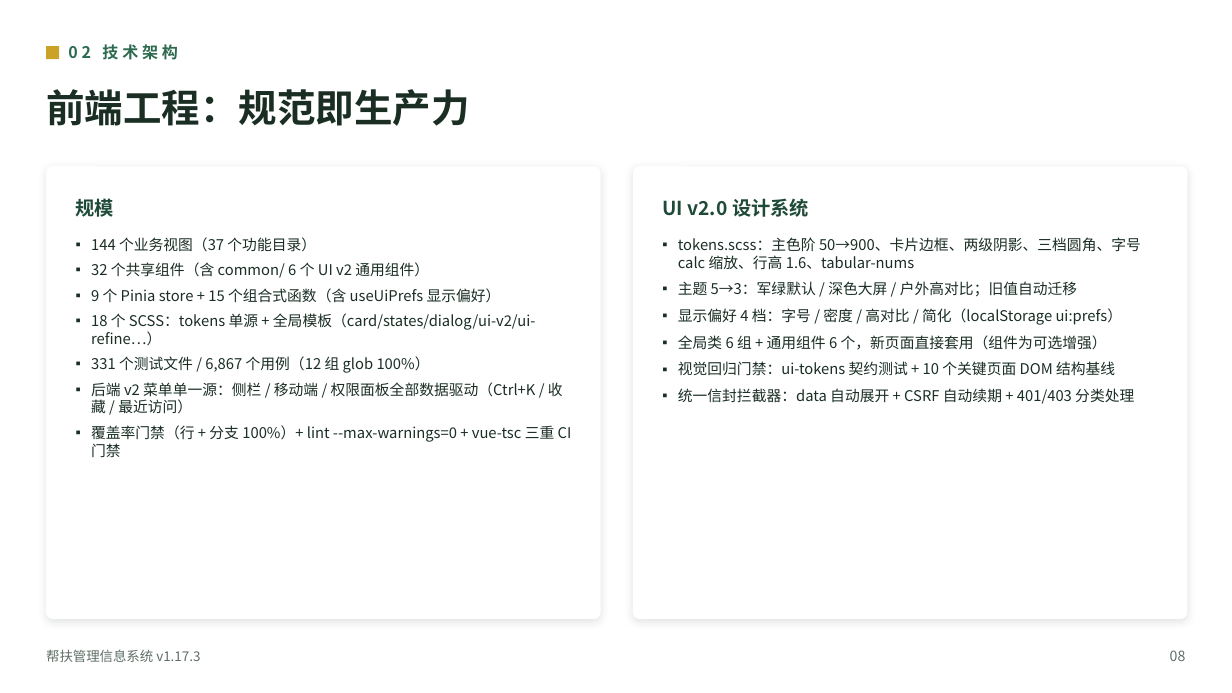
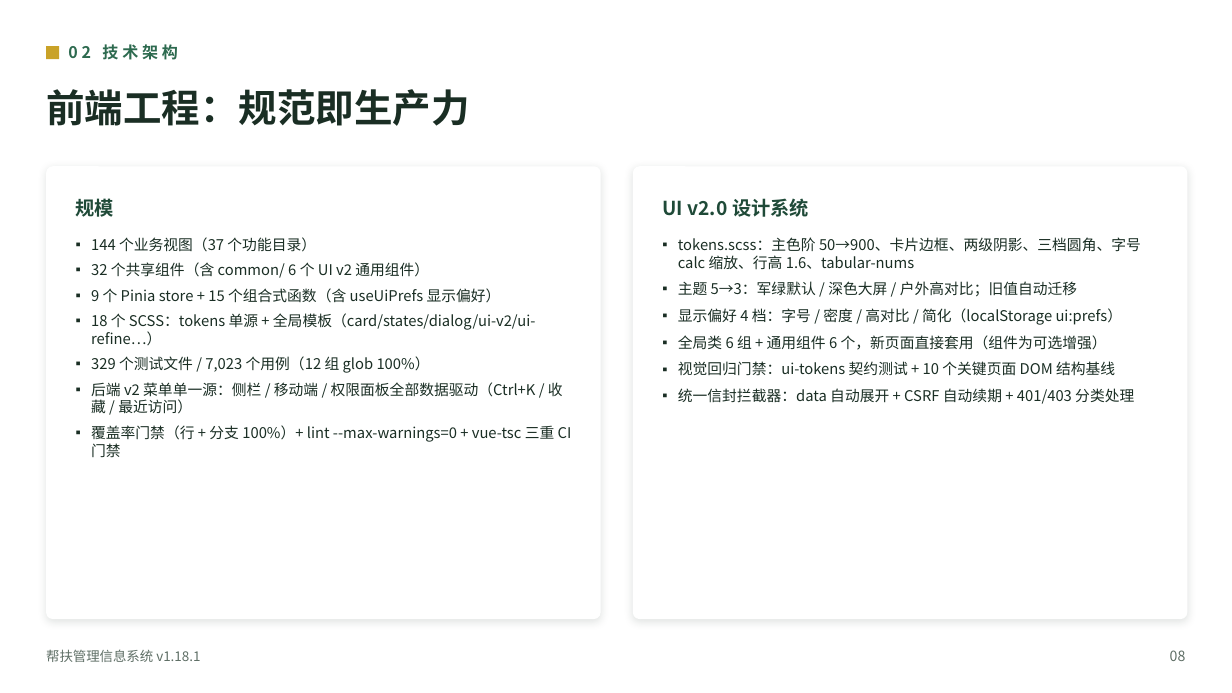
Before and after one commit to lzh745200/MRRS, a slide deck: slide 10 of docs/帮扶管理信息系统介绍.pptx. Drawn at 1232x693 pixels with LibreOffice and Linux fonts; fonts in the diff are those of the drawing. Boxes give left, top, right and bottom in pixels: in the first picture for what was removed or moved away, otherwise in the second. Text is boxed around its words. In the diff, an @@ line names an element or a change of style, - is before the commit and + after.

```diff
--- a/docs/帮扶管理信息系统介绍.pptx
+++ b/docs/帮扶管理信息系统介绍.pptx
@@ text at (x1=91, y1=356, x2=430, y2=373): text changed @@
-▪ 331 个测试文件 / 6,867 个用例（12 组 glob 100%）
+▪ 329 个测试文件 / 7,023 个用例（12 组 glob 100%）
@@ text at (x1=46, y1=649, x2=200, y2=662): text changed @@
-帮扶管理信息系统 v1.17.3
+帮扶管理信息系统 v1.18.1
```
Also in this commit, not shown: 51 other slides changed, 1 slide added, 18 other files.
